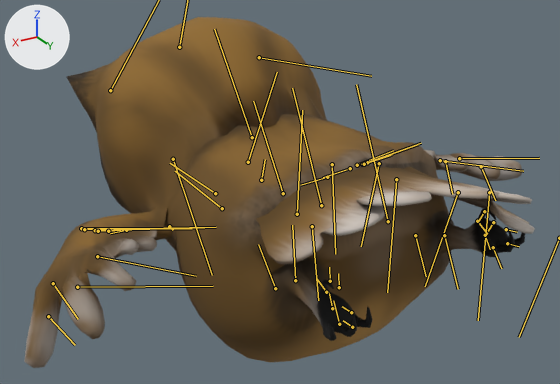
A saved change to the FBX model Assets/3DModels/Owl_Animated_01.FBX.
Both versions are drawn from a 50 mm camera at (0.778, 1.168, 0.687) aimed at (0.019, -0.097, 0.054). The axes (+X, +Y, +Z) are drawn at upper left. The lights are the same throughout. Both versions are drawn at frame 502 of the action 'Take 001'; the numbers are the values there. The bones that bend it are drawn over the model as lines.

In view in the first picture: 'Body_Lo', 'Tail_Lo'.
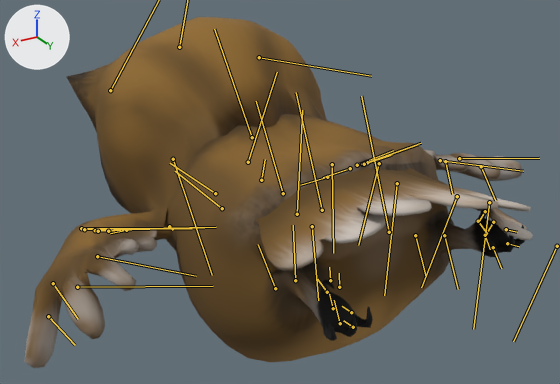
The change in detail:
Bone 'Tail_R_1' (bone_tail_r_1) turns from (-6, 5, 24) to (-5, 5, 27) degrees about its own x, y and z.
Bone 'Tail_1' (bone_tail_1) turns from (-6, -4, 12) to (-6, -4, 14) degrees about its own x, y and z.
Bone 'Tail_L_1' (bone_tail_l_1) turns from (4, 15, -4) to (3, 14, -6) degrees about its own x, y and z.

Changed parts and their boxes [x1, y1, x2, y2] in the pictures (560 x 384 px):
'Body_Lo', posed
    both: [24, 17, 525, 368]
'Tail_Lo', posed (6% taller)
    before: [256, 166, 535, 264]
    after: [256, 167, 533, 271]
bone 'Tail_R_1', root to tip
    before: (379, 163) to (361, 246)
    after: (379, 163) to (358, 245)
bone 'Tail_1', root to tip
    before: (332, 164) to (335, 254)
    after: (332, 164) to (333, 253)
bone 'Tail_L_1', root to tip
    before: (283, 193) to (253, 101)
    after: (283, 193) to (256, 101)
